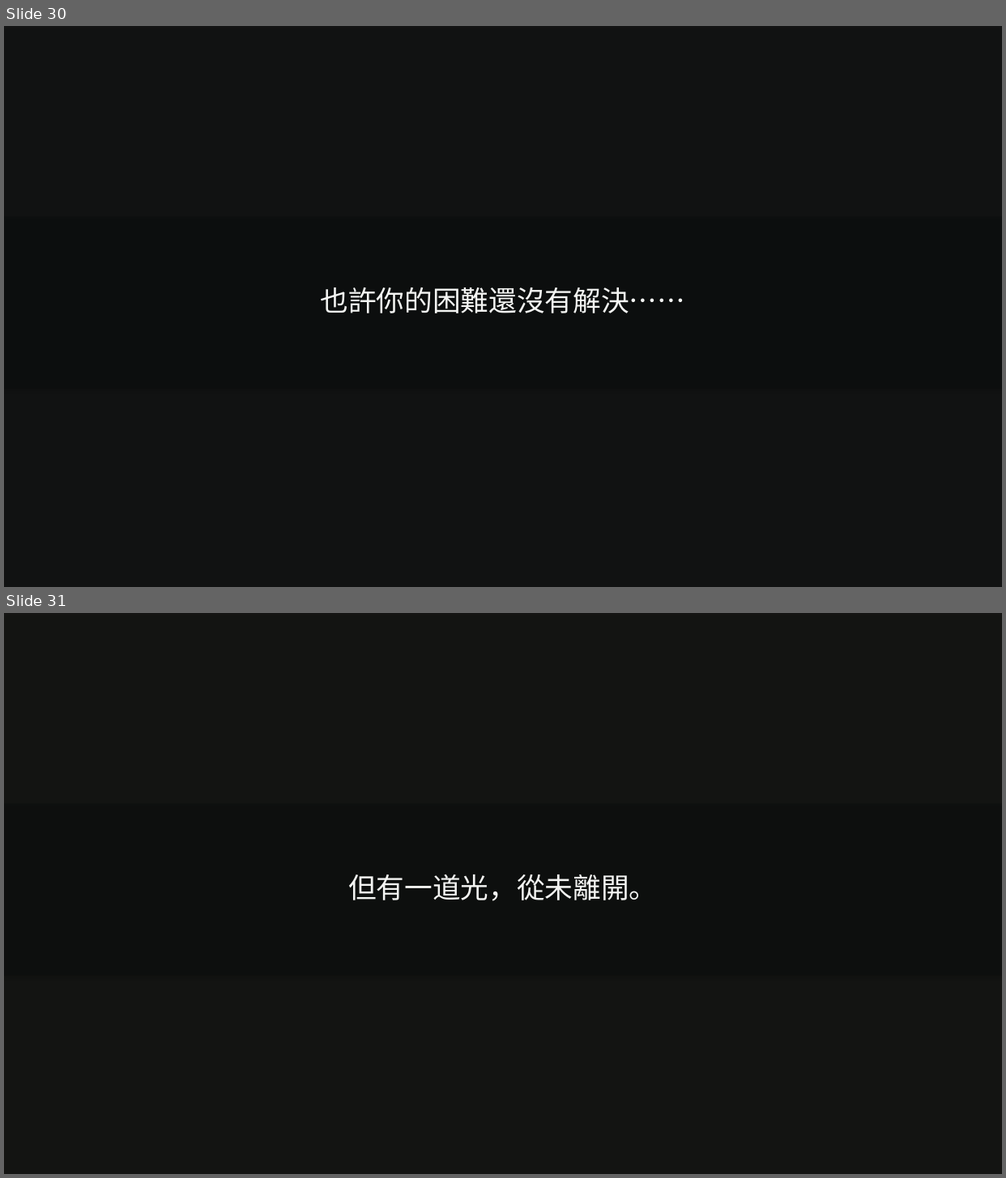
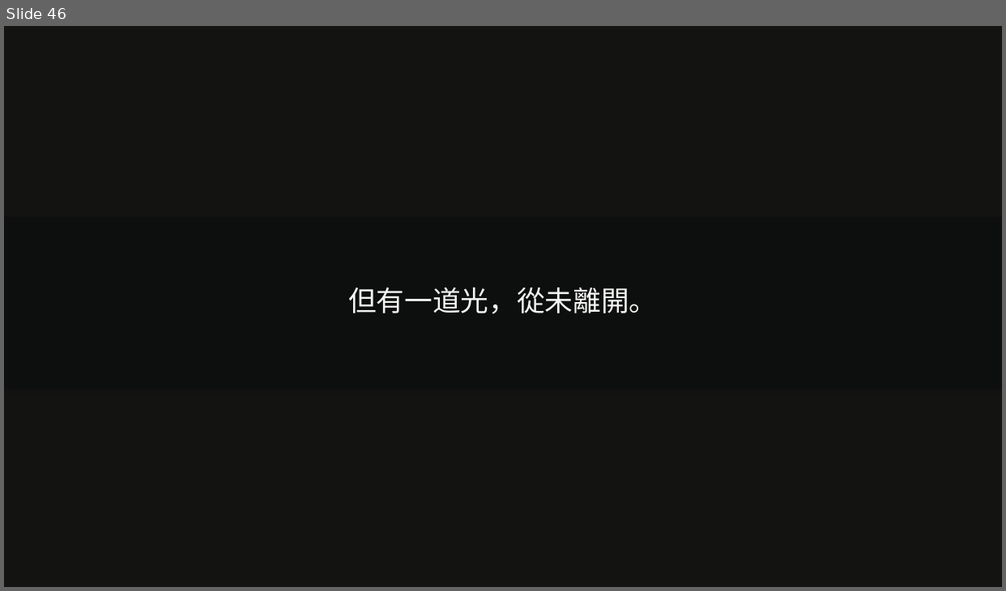
Before and after one commit to fongway94/AloneInChristmas, a slide deck: deliverables/stage-cues.pptx. Shown one above the other, each under a label of ours: slides 30 and 31 before the commit, slide 46 after it. The pictures are 1006x1178 and 1006x591 pixels, drawn with LibreOffice and Linux fonts; fonts in the diff are those of the drawing; background and template pictures are left out; a plain dark background stands for a picture behind light text. Boxes give left, top, right and bottom in pixels: in the first picture for what was removed or moved away, otherwise in the second. Text is boxed around its words. In the diff, an @@ line names an element or a change of style, - is before the commit and + after.

```diff
--- a/deliverables/stage-cues.pptx
+++ b/deliverables/stage-cues.pptx
@@ slide 30 removed at (4, 26, 1002, 587), background picture (left out) @@
@@ rectangle removed at (4, 26, 1002, 587) @@
@@ rectangle removed at (4, 26, 1002, 587) @@
@@ rectangle removed at (4, 217, 1002, 389) @@
@@ text removed at (321, 288, 685, 314) @@
-也許你的困難還沒有解決……
@@ what was slide 31 is now slide 46 @@
```
Also in this commit, not shown: 7 slides changed, 18 slides added, 2 other slides removed, 28 other files.
